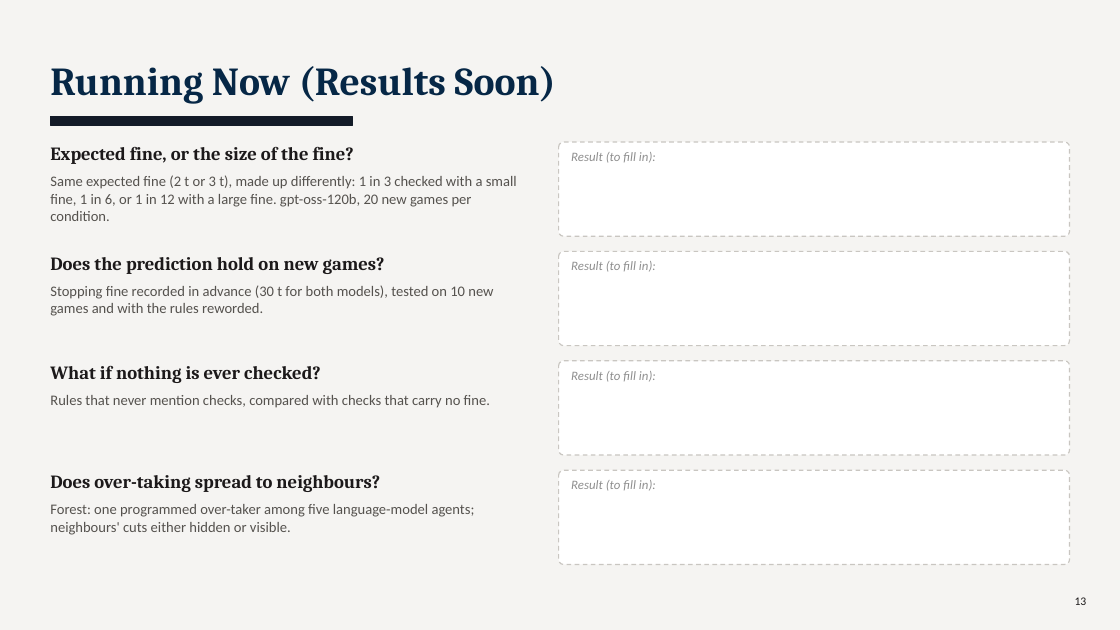
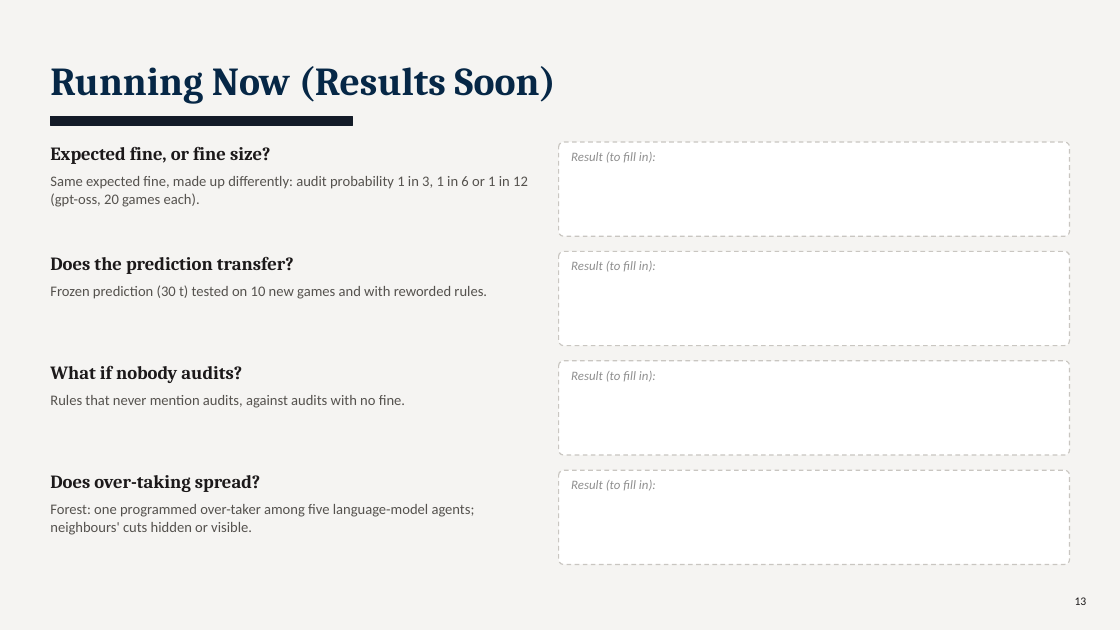
Before and after one commit to TallowCatch/invasion-commons, a slide deck: slide 13 of notes/slides/2026-10-13_phd_catchup/phd_catchup_2026-10-13.pptx. Drawn at 1120x630 pixels with LibreOffice and Linux fonts; fonts in the diff are those of the drawing. Boxes give left, top, right and bottom in pixels: in the first picture for what was removed or moved away, otherwise in the second. Text is boxed around its words. In the diff, an @@ line names an element or a change of style, - is before the commit and + after.

```diff
--- a/notes/slides/2026-10-13_phd_catchup/phd_catchup_2026-10-13.pptx
+++ b/notes/slides/2026-10-13_phd_catchup/phd_catchup_2026-10-13.pptx
@@ text at (50,147,270,164): text changed @@
-Expected fine, or the size of the fine?
+Expected fine, or fine size?
@@ text at (50,176,528,207): text changed @@
-Same expected fine (2 t or 3 t), made up differently: 1 in 3 checked with a small fine, 1 in 6, or 1 in 12 with a large fine. gpt-oss-120b, 20 new games per condition.
+Same expected fine, made up differently: audit probability 1 in 3, 1 in 6 or 1 in 12 (gpt-oss, 20 games each).
@@ text at (50,257,294,274): text changed @@
-Does the prediction hold on new games?
+Does the prediction transfer?
@@ text at (50,285,487,299): text changed @@
-Stopping fine recorded in advance (30 t for both models), tested on 10 new games and with the rules reworded.
+Frozen prediction (30 t) tested on 10 new games and with reworded rules.
@@ text at (50,365,242,383): text changed @@
-What if nothing is ever checked?
+What if nobody audits?
@@ text at (50,395,405,408): text changed @@
-Rules that never mention checks, compared with checks that carry no fine.
+Rules that never mention audits, against audits with no fine.
@@ text at (50,475,260,492): text changed @@
-Does over-taking spread to neighbours?
+Does over-taking spread?
@@ text at (50,504,475,535): text changed @@
-Forest: one programmed over-taker among five language-model agents; neighbours' cuts either hidden or visible.
+Forest: one programmed over-taker among five language-model agents; neighbours' cuts hidden or visible.
```
Also in this commit, not shown: 13 other slides changed, 8 other files.
